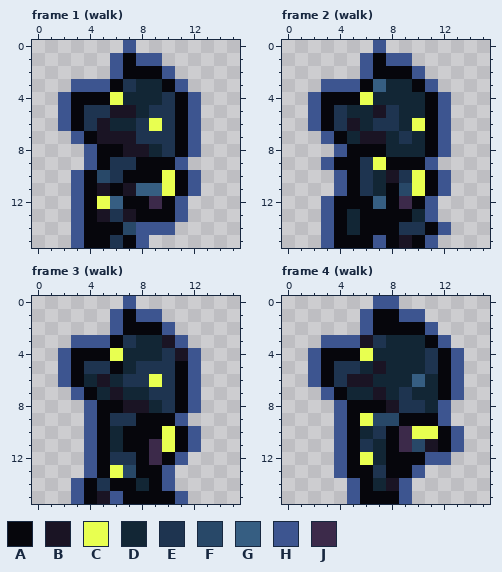
Two states of a pixel-art file, projects/007_survivors/art/goblin.aseprite. This is how it looked before the edit.
16x16 pixels, 6 frames. Colours within 5 levels of each other are drawn and written as one. Shown: frame 1 (walk), frame 2 (walk), frame 3 (walk), frame 4 (walk). The commit also changed other frames, which this record leaves out.
Palette (. is transparent): A #06060c  B #1a1424  C #e8ff50  D #122635  E #1e3450  F #284868  G #365e82  H #3d5590  J #3c2a4a
The result:
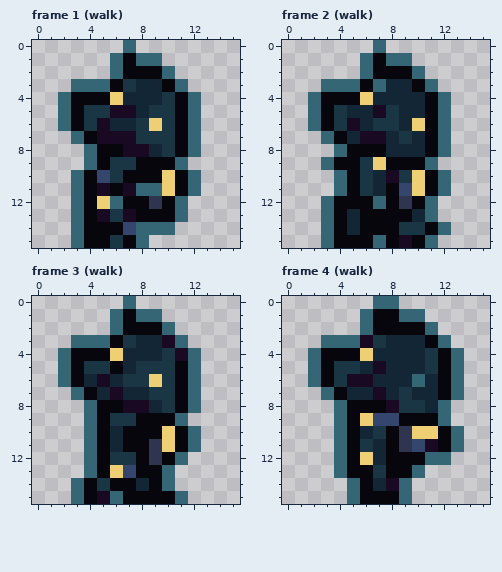
From old to new:
{"colour":"B","old":"#1a1424","new":"#190922"}
{"colour":"C","old":"#e8ff50","new":"#eecf74"}
{"colour":"E","old":"#1e3450","new":"#1a3645"}
{"colour":"F","old":"#284868","new":"#34466e"}
{"colour":"H","old":"#3d5590","new":"#346675"}
{"colour":"J","old":"#3c2a4a","new":"#2f3551"}
{"where": "frame 1 (walk)"}
{"frame":1,"y":11,"x":8,"old":"GG","new":"HH"}
{"frame":1,"y":12,"x":6,"old":"G","new":"H"}
{"where": "frame 2 (walk)"}
{"frame":2,"y":3,"x":7,"old":"G","new":"H"}
{"frame":2,"y":12,"x":7,"old":"G","new":"H"}
{"where": "frame 4 (walk)"}
{"frame":4,"y":6,"x":10,"old":"G","new":"H"}
